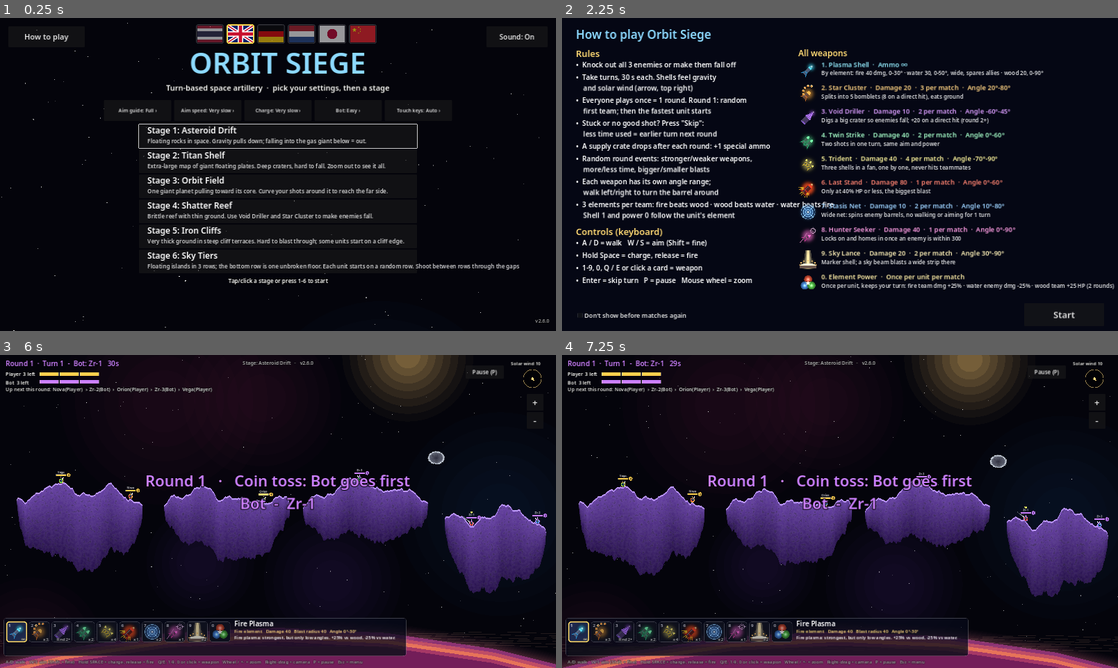
Above: before the commit, frames 1-4 (two rows, left to right).
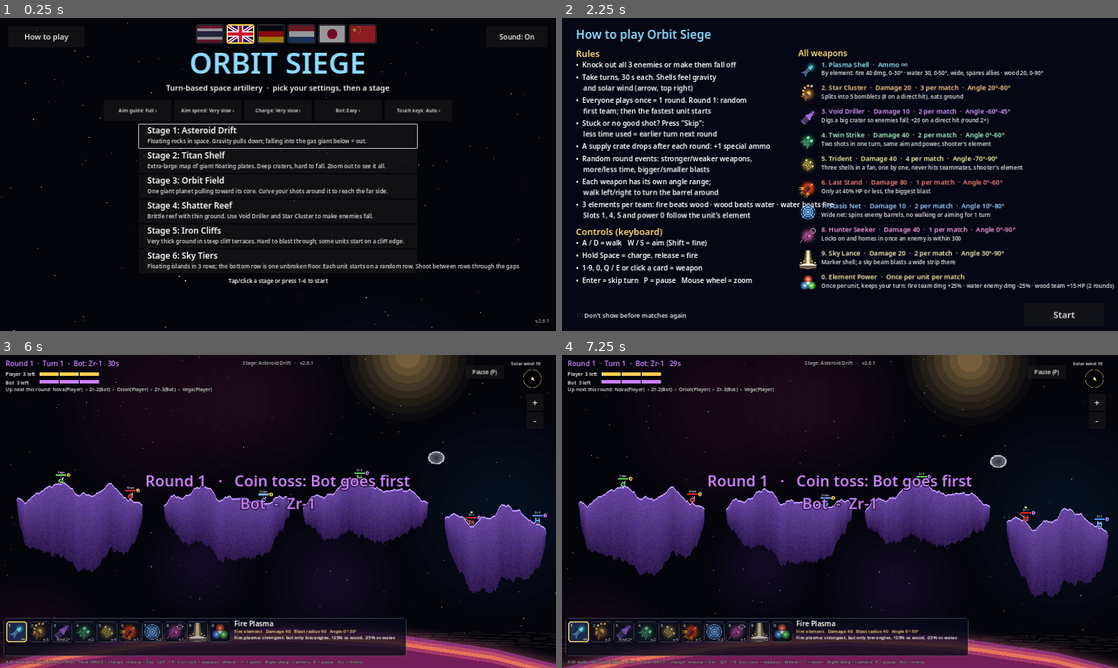
Above: after the commit, the same moments.

Repository: Pid924/OrbitSiege
Game: Godot game, scene res://scenes/menu.tscn
The game is run twice, just before and just after one commit, with the same random seed, the same clock (stepped at 60 frames per second) and the same inputs.
Inputs (mouse positions are in pixels of both pictures, inside the frame that each line leads up to):
- Up to frame 1 (0.25 s): no input
- Up to frame 2 (2.25 s): click "Bot: Easy ›" at 0.5 s; click "Bot: Normal ›" at 1.25 s; click "Stage 1: Asteroid Drift" at 2 s
- Up to frame 3 (6 s): click "Stage 1: Asteroid Drift" at 2.75 s; click "Don't show before matches aga…" at 3.5 s; click "Don't show before matches aga…" at 4.25 s; click "Don't show before matches aga…" at 5 s; click "Start" at 5.75 s
- Up to frame 4 (7.25 s): tap Enter at 6.5 s; move the mouse to (962, 495) at 6.52 s; hold D from 6.53 s (still down); hold Shift from 6.53 s (still down); click (962, 495) at 6.67 s; tap Space at 6.77 s

The runs differ from the first frame. In frame 1, less than 0.1% of the frame differs, in the area x 98-99%, y 96-98%; in frame 2, 0.6%, in the area x 4-92%, y 39-87%; in frame 3, 0.1%; in frame 4, 0.1%.

Commit message:
2.6.1: robot design for team 2, element-colored outline and HP bar, elemental Twin Strike/Trident, Verdant Bloom heals 15
Co-Authored-By: Claude Opus 5.5 <noreply@anthropic.com>
Claude-Session: https://claude.ai/code/session_01Lo9zaQgDYn7BjieRUw61Dn

Diff:
--- a/project.godot
+++ b/project.godot
@@ -5,7 +5,7 @@
 
 config/name="Orbit Siege"
 config/description="Turn-based space artillery prototype."
-config/version="2.6.0"
+config/version="2.6.1"
 config/icon="res://icon.png"
 run/main_scene="res://scenes/menu.tscn"
 config/features=PackedStringArray("4.2", "GL Compatibility")
--- a/scripts/game/game_settings.gd
+++ b/scripts/game/game_settings.gd
@@ -48,7 +48,7 @@
 
 ## How much of the predicted flight path the human player sees, in seconds of flight.
 const GUIDE_OPTIONS := [["ปิด", 0.0], ["สั้น", 0.35], ["กลาง", 0.9], ["ยาว", 2.0], ["เต็มเส้น", 12.0]]
-const VERSION := "2.6.0"
+const VERSION := "2.6.1"
 
 ## [label, seconds to fill the charge bar] for the human player.
 const CHARGE_OPTIONS := [["ช้ามาก", 5.0], ["ช้า", 3.6], ["ปกติ", 2.6], ["เร็ว", 1.6]]
--- a/scripts/game/i18n_table.gd
+++ b/scripts/game/i18n_table.gd
@@ -33,6 +33,7 @@
 	"บาเรียกันไว้!": ["Blocked by barrier!", "Von der Barriere geblockt!", "Geblokkeerd door barrière!", "バリアが防いだ！", "护盾挡住了！"],
 	"บาเรีย": ["Barrier", "Barriere", "Barrière", "バリア", "护盾"],
 	"กล่องวาร์ปกำลังตก!": ["A warp crate is falling!", "Eine Warpkiste fällt!", "Er valt een warpkist!", "ワープ箱が落下中！", "传送箱正在落下！"],
+	"ธาตุตามคนยิง": ["Shooter's element", "Element des Schützen", "Element van de schutter", "撃ち手の属性", "射手属性"],
 	"กล่องวาร์ปหายไป": ["Warp crate vanished", "Warpkiste verschwunden", "Warpkist verdwenen", "ワープ箱が消えた", "传送箱消失了"],
 	"ไฟ": ["Fire", "Feuer", "Vuur", "火", "火"],
 	"น้ำ": ["Water", "Wasser", "Water", "水", "水"],
@@ -54,10 +55,10 @@
 	"ท่าพิเศษตามธาตุของตัวที่เล่น ตัวละครละ 1 ครั้งต่อเกม กดแล้วยังยิงต่อในตานั้นได้": ["The playing unit's element power. …(321 unchanged characters)…
 	"ทั้งทีมดาเมจ +25% เป็นเวลา 2 รอบ (นับรอบนี้) ใช้ได้ครั้งเดียว กดแล้วยังยิงต่อได้": ["Your team deals +25% damage for  …(330 unchanged characters)…
 	"ทีมศัตรูดาเมจ -25% เป็นเวลา 2 รอบ (นับรอบนี้) ใช้ได้ครั้งเดียว กดแล้วยังยิงต่อได้": ["The enemy team deals -25% damag …(356 unchanged characters)…
-	"ทั้งทีม +25 HP ทันที และอีก 25 ตอนเริ่มรอบหน้า (2 รอบ) ใช้ได้ครั้งเดียว กดแล้วยังยิงต่อได้": ["Your whole team heals 25 HP now and 25 more when the next round starts. Once; you can still fire.", "Dein ganzes Team heilt jetzt 25 HP und zu Beginn der nächsten Runde nochmal 25. Einmalig; du kannst noch schießen.", "Je hele team heelt nu 25 HP en nog 25 bij de volgende ronde. Eenmalig; je kunt nog schieten.", "チーム全員HP+25、次のラウンド開始時にもう25。\n1回限り、使ってもまだ撃てる。", "全队立即回复25 HP，下一轮开始再回复25。\n仅1次，使用后仍可射击。"],
+	"ทั้งทีม +15 HP ทันที และอีก 15 ตอนเริ่มรอบหน้า (2 รอบ) ใช้ได้ครั้งเดียว กดแล้วยังยิงต่อได้": ["Your whole team heals 15 HP now and 15 more when the next round starts. Once; you can still fire.", "Dein ganzes Team heilt jetzt 15 HP und zu Beginn der nächsten Runde nochmal 15. Einmalig; du kannst noch schießen.", "Je hele team heelt nu 15 HP en nog 15 bij de volgende ronde. Eenmalig; je kunt nog schieten.", "チーム全員HP+15、次のラウンド開始時にもう15。\n1回限り、使ってもまだ撃てる。", "全队立即回复15 HP，下一轮开始再回复15。\n仅1次，使用后仍可射击。"],
 	"ตามธาตุ: ไฟ ดาเมจ 40 มุม 0-30 · น้ำ 30 มุม 0-50 วงกว้าง ไม่โดนเพื่อน · ไม้ 20 มุม 0-90": ["By element: fire 40 dmg, 0 …(372 unchanged characters)…
-	"ตัวละ 1 ครั้ง ไม่เสียตา: ไฟ ทีมดาเมจ +25% · น้ำ ศัตรูดาเมจ -25% · ไม้ ทีม +25 HP (2 รอบ)": ["Once per unit, keeps your turn: fire team dmg +25% · water enemy dmg -25% · wood team +25 HP (2 rounds)", "Einmal pro Einheit, Zug bleibt: Feuer Team +25% · Wasser Gegner -25% · Holz Team +25 HP (2 Runden)", "Eén keer per eenheid, beurt blijft: vuur team +25% · water vijand -25% · hout team +25 HP (2 rondes)", "1体1回・ターン消費なし：火 味方ダメ+25% · 水 敵ダメ-25% · 木 味方HP+25（2ラウンド）", "每单位1次、不耗回合：火 全队伤害+25% · 水 敌方伤害-25% · 木 全队+25 HP（2轮）"],
-	"ทีมละ 3 ธาตุ: ไฟ ชนะ ไม้ · ไม้ ชนะ น้ำ · น้ำ ชนะ ไฟ\nกระสุนเบอร์ 1 และท่าพิเศษเบอร์ 0 เปลี่ยนตามธาตุ": ["3 elements per team: fire beats wood · wood beats water · water beats fire\nShell 1 and power 0 follow the unit's element", "3 Elemente pro Team: Feuer schlägt Holz · Holz schlägt Wasser · Wasser schlägt Feuer\nGeschoss 1 und Kraft 0 folgen dem Element", "3 elementen per team: vuur wint van hout · hout van water · water van vuur\nGranaat 1 en kracht 0 volgen het element", "各チーム3属性：火は木に強い・木は水に強い・水は火に強い\n1番の弾と0番の技は属性で変わる", "每队3种属性：火克木·木克水·水克火\n1号弹和0号技能随属性变化"],
+	"ตัวละ 1 ครั้ง ไม่เสียตา: ไฟ ทีมดาเมจ +25% · น้ำ ศัตรูดาเมจ -25% · ไม้ ทีม +15 HP (2 รอบ)": ["Once per unit, keeps your turn: fire team dmg +25% · water enemy dmg -25% · wood team +15 HP (2 rounds)", "Einmal pro Einheit, Zug bleibt: Feuer Team +25% · Wasser Gegner -25% · Holz Team +15 HP (2 Runden)", "Eén keer per eenheid, beurt blijft: vuur team +25% · water vijand -25% · hout team +15 HP (2 rondes)", "1体1回・ターン消費なし：火 味方ダメ+25% · 水 敵ダメ-25% · 木 味方HP+15（2ラウンド）", "每单位1次、不耗回合：火 全队伤害+25% · 水 敌方伤害-25% · 木 全队+15 HP（2轮）"],
+	"ทีมละ 3 ธาตุ: ไฟ ชนะ ไม้ · ไม้ ชนะ น้ำ · น้ำ ชนะ ไฟ\nเบอร์ 1, 4, 5 และท่าพิเศษเบอร์ 0 เป็นไปตามธาตุ": ["3 elements per team: fire beats wood · wood beats water · water beats fire\nSlots 1, 4, 5 and power 0 follow the unit's element", "3 Elemente pro Team: Feuer schlägt Holz · Holz schlägt Wasser · Wasser schlägt Feuer\nSlot 1, 4, 5 und Kraft 0 folgen dem Element", "3 elementen per team: vuur wint van hout · hout van water · water van vuur\nSlot 1, 4, 5 en kracht 0 volgen het element", "各チーム3属性：火は木に強い・木は水に強い・水は火に強い\n1・4・5番と0番の技は属性で変わる", "每队3种属性：火克木·木克水·水克火\n1、4、5号和0号技能随属性变化"],
 	"กล่องวาร์ปโผล่ขึ้นมา!": ["A warp crate appeared!", "Eine Warpkiste ist aufgetaucht!", "Er is een warpkist verschenen!", "ワープ箱が出現！", "传送箱出现了！"],
 	"กล่องหายไป": ["Crate vanished", "Kiste verschwunden", "Kist verdwenen", "箱が消えた", "箱子消失了"],
 	"คุณ": ["You", "Du", "Jij", "あなた", "你"],
@@ -135,8 +136,8 @@
 	"กระสุนพลาสมามาตรฐาน ระเบิดวงกว้าง ดาเมจสูง ใช้ได้ไม่จำกัด": ["Standard plasma shell. Wide blast, high damage, unlimit …(199 unchanged characters)…
 	"กระทบแล้วแตกเป็นลูกย่อย 5 ลูก ถ้าโดนตัวศัตรูจัง ๆ แตก 8 ลูก กินพื้นหายไปเยอะ ทำให้ศัตรูร่วงได้": ["Splits into 5 bomb …(359 unchanged characters)…
 	"เจาะทะลุพื้นเป็นอุโมงค์กว้าง แล้วทลายพื้นเป็นหลุมใหญ่ (รัศมี 78) ทำให้ศัตรูร่วง ดาเมจ 10 ถ้าโดนตัวก่อนเจาะพื้น +20 ใช …(531 unchanged characters)…
-	"ยิงได้ 2 ครั้งในตาเดียว ด้วยมุมและแรงเดิม นัดที่สองซ้ำจุดเดิมให้หลุมลึกขึ้น": ["Fires twice in one turn with the same aim and power; the second shell digs deeper.", "Feuert zweimal pro Zug mit gleichem Winkel und gleicher Kraft; der zweite Schuss gräbt tiefer.", "Vuurt twee keer per beurt met dezelfde hoek en kracht; het tweede schot graaft dieper.", "同じ角度と強さで1ターンに2回撃つ。\n2発目で穴がさらに深くなる。", "一回合以相同角度和力度发射两次，\n第二发让坑更深。"],
-	"ยิง 3 นัดแบบพัด ทีละนัดห่างกัน 0.5 วินาที เล็งได้ทุกมุม ลูกข้างโดนลมแรงกว่าลูกหลัก ไม่โดนเพื่อนร่วมทีม": ["Fires 3 shells in a fan, one every 0.5 s, at any angle. The side shells drift more with the wind. Never hurts teammates.", "Feuert 3 Granaten im Fächer, alle 0,5 s eine, in jedem Winkel. Die äußeren treibt der Wind stärker ab. Trifft nie Verbündete.", "Vuurt 3 granaten in een waaier, elke 0,5 s één, in elke hoek. De buitenste drijven meer af met de wind. Raakt nooit teamgenoten.", "3発を扇状に0.5秒ずつ順に発射、角度制限なし。\n外側の2発は風の影響を強く受ける。味方には当たらない。", "扇形发射3发，每0.5秒一发，任意角度，\n两侧的弹受风影响更大，不伤队友。"],
+	"ยิงได้ 2 ครั้งในตาเดียว ด้วยมุมและแรงเดิม นัดที่สองซ้ำจุดเดิมให้หลุมลึกขึ้น\nใช้ธาตุของคนยิง ชนะธาตุ +25% แพ้ธาตุ -25%": ["Fires twice in one turn with the same aim and power; the second shell digs deeper.\nUses the shooter's element: +25% vs the element it beats, -25% vs the one that beats it.", "Feuert zweimal pro Zug mit gleichem Winkel und gleicher Kraft; der zweite Schuss gräbt tiefer.\nNutzt das Element des Schützen: +25% gegen das unterlegene, -25% gegen das überlegene Element.", "Vuurt twee keer per beurt met dezelfde hoek en kracht; het tweede schot graaft dieper.\nGebruikt het element van de schutter: +25% tegen het zwakkere, -25% tegen het sterkere element.", "同じ角度と強さで1ターンに2回撃つ。\n2発目で穴がさらに深くなる。\n撃つユニットの属性：有利+25%、不利-25%。", "一回合以相同角度和力度发射两次，\n第二发让坑更深。\n使用射手属性：克制+25%，被克-25%。"],
+	"ยิง 3 นัดแบบพัด ทีละนัดห่างกัน 0.5 วินาที เล็งได้ทุกมุม ลูกข้างโดนลมแรงกว่าลูกหลัก ไม่โดนเพื่อนร่วมทีม\nใช้ธาตุของคนยิง ชนะธาตุ +25% แพ้ธาตุ -25%": ["Fires 3 shells in a fan, one every 0.5 s, at any angle. The side shells drift more with the wind. Never hurts teammates.\nUses the shooter's element: +25% vs the element it beats, -25% vs the one that beats it.", "Feuert 3 Granaten im Fächer, alle 0,5 s eine, in jedem Winkel. Die äußeren treibt der Wind stärker ab. Trifft nie Verbündete.\nNutzt das Element des Schützen: +25% gegen das unterlegene, -25% gegen das überlegene Element.", "Vuurt 3 granaten in een waaier, elke 0,5 s één, in elke hoek. De buitenste drijven meer af met de wind. Raakt nooit teamgenoten.\nGebruikt het element van de schutter: +25% tegen het zwakkere, -25% tegen het sterkere element.", "3発を扇状に0.5秒ずつ順に発射、角度制限なし。\n外側の2発は風の影響を強く受ける。味方には当たらない。\n撃つユニットの属性：有利+25%、不利-25%。", "扇形发射3发，每0.5秒一发，任意角度，\n两侧的弹受风影响更大，不伤队友。\n使用射手属性：克制+25%，被克-25%。"],
 	"ปลดล็อกเมื่อเลือดเหลือไม่เกิน 40% ระเบิดรุนแรงที่สุดในเกม ใช้ได้ครั้งเดียว": ["Unlocks at 40% HP or less. The stronge …(260 unchanged characters)…
 	"ปล่อยตาข่ายพลังงานวงกว้าง ศัตรูในวงโดนสุ่มมุมปืนใหม่ และจะเดินและหมุนปืนไม่ได้ในตาถัดไปของตัวเอง\nถ้าโดนซ้ำตอนติดตาข่ …(882 unchanged characters)…
 	"โดนข้ามตาถัดไป!": ["Next turn skipped!", "Nächster Zug fällt aus!", "Volgende beurt overgeslagen!", "次のターンはスキップ！", "下回合被跳过！"],
@@ -147,8 +148,8 @@
 	"กระสุนพื้นฐาน ระเบิดวงกว้าง ใช้ได้ตลอด": ["Basic shell, wide blast, always available", "Standardgranate, große Explosion, immer verfügbar", "Standaardgranaat, grote explosie, altijd beschikbaar", "基本の弾。爆発範囲が広く、いつでも使える", "基础弹，爆炸范围大，随时可用"],
 	"แตกเป็นลูกย่อย 5 ลูก โดนตัวจัง ๆ แตก 8 ลูก กินพื้นเยอะ": ["Splits into 5 bomblets (8 on a direct hit), eats ground", "5 Bomblets (8 bei Volltreffer), frisst viel Boden", "5 bommetjes (8 bij voltreffer), vreet grond weg", "子弾5個（直撃で8個）に分裂、地面を大きく削る", "分裂5颗子弹（直接命中8颗），大量削地"],
 	"เจาะพื้นเป็นหลุมใหญ่ ทำให้ศัตรูร่วง โดนตัวตรงๆ +20 ใช้ได้ตั้งแต่รอบ 2": ["Digs a big crater so enemies fall; +20 on a …(225 unchanged characters)…
-	"ยิง 2 นัดในตาเดียว มุมและแรงเดิม": ["Two shots in one turn, same aim and power", "Zwei Schüsse pro Zug, gleiches Zielen", "Twee schoten per beurt, zelfde richting", "1ターンに同じ狙いで2発", "一回合两发，角度力度相同"],
-	"ยิง 3 นัดแบบพัด ทีละนัด ไม่โดนเพื่อน": ["Three shells in a fan, one by one, never hits teammates", "Drei Granaten im Fächer nacheinander, trifft nie Verbündete", "Drie granaten in een waaier na elkaar, raakt nooit teamgenoten", "3発を扇状に順番に発射、味方に当たらない", "扇形依次发射3发，不伤队友"],
+	"ยิง 2 นัดในตาเดียว มุมและแรงเดิม ใช้ธาตุของคนยิง": ["Two shots in one turn, same aim and power, shooter's element", "Zwei Schüsse pro Zug, gleiches Zielen, Element des Schützen", "Twee schoten per beurt, zelfde richting, element van de schutter", "1ターンに同じ狙いで2発（撃ち手の属性）", "一回合两发，角度力度相同（射手属性）"],
+	"ยิง 3 นัดแบบพัด ทีละนัด ไม่โดนเพื่อน ใช้ธาตุของคนยิง": ["Three shells in a fan, one by one, never hits teammates, shooter's element", "Drei Granaten im Fächer nacheinander, trifft nie Verbündete, Element des Schützen", "Drie granaten in een waaier na elkaar, raakt nooit teamgenoten, element van de schutter", "3発を扇状に順番に発射、味方に当たらない（撃ち手の属性）", "扇形依次发射3发，不伤队友（射手属性）"],
 	"ตาข่ายวงกว้าง สุ่มมุมปืนศัตรู เดินและหมุนปืนไม่ได้ 1 ตา": ["Wide net: spins enemy barrels, no walking or aiming for 1 …(212 unchanged characters)…
 	"ใช้ได้เมื่อ HP ไม่เกิน 40% ระเบิดแรงที่สุด": ["Only at 40% HP or less, the biggest blast", "Nur ab 40% HP oder weniger, stärkste Explosion", "Alleen bij 40% HP of minder, grootste explosie", "HP40%以下で使用可、最強の爆発", "HP不高于40%时可用，最强爆炸"],
 	"ตาข่ายวงกว้าง ศัตรูในวงเดินและหมุนปืนไม่ได้ 1 ตา": ["Wide net: enemies can't walk or aim for 1 turn", "Großes Netz: Gegner 1 Zug ohne Laufen und Zielen", "Groot net: vijanden 1 beurt niet lopen of richten", "広い網。敵は1ターン移動も照準もできない", "大网，敌人1回合不能移动和瞄准"],
--- a/scripts/game/match.gd
+++ b/scripts/game/match.gd
@@ -762,10 +762,13 @@
 		if direct and u == unit_at(pos):
 			base += w.get("direct_bonus", 0.0)  # Void Driller hitting a unit before it drills
 		var edge := 1.0
-		if w.has("element") and u.element != "":
-			if Weapons.ELEMENT_INFO[w.element].beats == u.element:
+		var shot_element: String = w.get("element", "")
+		if w.get("elemental", false) and active_unit:
+			shot_element = active_unit.element  # Twin Strike / Trident carry the shooter's element
+		if shot_element != "" and u.element != "":
+			if Weapons.ELEMENT_INFO[shot_element].beats == u.element:
 				edge += Weapons.ELEMENT_EDGE
-			elif Weapons.ELEMENT_INFO[u.element].beats == w.element:
+			elif Weapons.ELEMENT_INFO[u.element].beats == shot_element:
 				edge -= Weapons.ELEMENT_EDGE
 		var dmg := int(round(base * f * shot_dmg_mult * edge))
 		if dmg <= 0:
--- a/scripts/game/unit.gd
+++ b/scripts/game/unit.gd
@@ -188,6 +188,44 @@
 	queue_redraw()
 
 
+## Team 0: the round-helmet astronaut. Suit and outline in the element color.
+func _draw_astronaut(local_aim: Vector2) -> void:
+	var edge := suit.lightened(0.35)
+	draw_rect(Rect2(-6, -5, 4, 5), suit.darkened(0.45))
+	draw_rect(Rect2(2, -5, 4, 5), suit.darkened(0.45))
+	draw_line(Vector2(0, -10), Vector2(0, -10) + local_aim * 16.0, Color(0.85, 0.85, 0.9), 4.0)
+	draw_circle(Vector2(0, -10), 8.0, suit)
+	draw_arc(Vector2(0, -10), 8.5, 0, TAU, 24, edge, 2.0)
+	draw_circle(Vector2(0, -11), 5.0, Color(0.1, 0.15, 0.25))
+	draw_circle(Vector2(1.5, -12.5), 1.6, Color(0.7, 0.95, 1.0))
+	draw_line(Vector2(0, -18), Vector2(0, -23), edge, 1.5)
+	draw_circle(Vector2(0, -24), 1.8, edge.lightened(0.3))
+
+
+## Team 1: a boxy tracked robot with a glowing visor. Dark metal body, outline and visor in the element color.
+func _draw_robot(local_aim: Vector2) -> void:
+	var metal := Color(0.2, 0.22, 0.28)
+	var edge := suit.lightened(0.2)
+	# tracks
+	draw_rect(Rect2(-9, -5, 18, 5), Color(0.12, 0.12, 0.15))
+	for x in [-6.0, 0.0, 6.0]:
+		draw_circle(Vector2(x, -2.5), 2.0, Color(0.45, 0.45, 0.5))
+	draw_line(Vector2(0, -11), Vector2(0, -11) + local_aim * 16.0, Color(0.7, 0.72, 0.78), 4.0)
+	# body
+	var body := Rect2(-8, -19, 16, 14)
+	draw_rect(body, metal)
+	draw_rect(body, edge, false, 2.0)
+	# visor band and eye
+	draw_rect(Rect2(-6, -16, 12, 4), suit)
+	var blink := 1.0 if fmod(_bob, 3.0) > 0.12 else 0.2
+	draw_circle(Vector2(2, -14), 1.5, Color(1, 1, 1, blink))
+	# twin antennae
+	draw_line(Vector2(-5, -19), Vector2(-6, -24), edge, 1.5)
+	draw_line(Vector2(5, -19), Vector2(6, -24), edge, 1.5)
+	draw_rect(Rect2(-7.5, -25.5, 3, 3), suit)
+	draw_rect(Rect2(4.5, -25.5, 3, 3), suit)
+
+
 func _process(delta: float) -> void:
 	_bob += delta
 	queue_redraw()
@@ -215,18 +253,10 @@
 		for k in 6:
 			var a := Vector2(0, -10) + local_aim * (16.0 + guide_len * k / 6.0)
 			draw_circle(a, 2.0, Color(1, 1, 1, 0.8 - k * 0.1))
-	# legs
-	draw_rect(Rect2(-6, -5, 4, 5), color.darkened(0.4))
-	draw_rect(Rect2(2, -5, 4, 5), color.darkened(0.4))
-	# barrel
-	draw_line(Vector2(0, -10), Vector2(0, -10) + local_aim * 16.0, Color(0.85, 0.85, 0.9), 4.0)
-	# suit + helmet
-	draw_circle(Vector2(0, -10), 8.0, suit)  # element color; legs, antenna and HP bar keep the team color
-	draw_arc(Vector2(0, -10), 8.0, 0, TAU, 20, color, 1.5)
-	draw_circle(Vector2(0, -11), 5.0, Color(0.1, 0.15, 0.25))
-	draw_circle(Vector2(1.5, -12.5), 1.6, Color(0.7, 0.95, 1.0))
-	draw_line(Vector2(0, -18), Vector2(0, -23), color.lightened(0.3), 1.5)
-	draw_circle(Vector2(0, -24), 1.8, color.lightened(0.5))
+	if team == 0:
+		_draw_astronaut(local_aim)
+	else:
+		_draw_robot(local_aim)
 	draw_set_transform(Vector2.ZERO, 0.0)
 	if rooted_turns > 0:
 		var c := up * 9.0
@@ -241,7 +271,7 @@
 	var head := up * 36.0
 	var bar := Rect2(head + Vector2(-20, 0), Vector2(40, 6))
 	var fill := float(hp) / MAX_HP
-	var bar_color := color if fill > 0.4 else color.lerp(Color(1.0, 0.85, 0.3), 0.5)
+	var bar_color := suit  # HP bar in the element color
 	draw_rect(bar, Color(0, 0, 0, 0.65))
 	draw_rect(Rect2(bar.position, Vector2(40.0 * fill, 6)), bar_color)
 	draw_rect(bar, Color(1, 1, 1, 0.4), false, 1.0)
--- a/scripts/sim/weapons.gd
+++ b/scripts/sim/weapons.gd
@@ -6,6 +6,7 @@
 ##   spread       number of shells fired at once in a fan, spread_deg apart
 ##   elev         Vector2(min, max) barrel angle in degrees above the ground (0 = flat, 90 = straight up)
 ##   element      fire / water / wood shell, see ELEMENT_INFO
+##   elemental    takes the shooter's element (edge +/-25% like the element shells)
 ##   special      element power, used from slot 0 without ending the turn
 ##   friendly_safe  never hurts (or bursts on) the shooter's own team
 ##   min_round    first round in which it may be fired
@@ -30,14 +31,14 @@
 const ELEMENTS := ["fire", "water", "wood"]
 const ELEMENT_EDGE := 0.25
 const ELEMENT_INFO := {
-	"fire": {"name": "ไฟ", "color": Color(1.0, 0.36, 0.24), "beats": "wood", "walk": 1.0},
+	"fire": {"name": "ไฟ", "color": Color(1.0, 0.14, 0.1), "beats": "wood", "walk": 1.0},
 	"water": {"name": "น้ำ", "color": Color(0.3, 0.62, 1.0), "beats": "fire", "walk": 1.25},
 	"wood": {"name": "ไม้", "color": Color(0.36, 0.85, 0.32), "beats": "water", "walk": 0.75},
 }
 ## Element powers (slot 0): how many rounds they last, counting the round they are used in.
 const SPECIAL_ROUNDS := 2
 const SPECIAL_DMG := 0.25
-const SPECIAL_HEAL := 25
+const SPECIAL_HEAL := 15
 
 const DATA := {
 	# Not in LIST: the shot a teleport crate turns your next shot into.
@@ -53,7 +54,7 @@
 	},
 	"plasma_fire": {
 		"name": "Fire Plasma", "radius": 40.0, "damage": 40.0, "elev": Vector2(0, 30), "element": "fire",
-		"color": Color(1.0, 0.45, 0.3), "icon": "res://assets/weapons/plasma_fire.png",
+		"color": Color(1.0, 0.25, 0.18), "icon": "res://assets/weapons/plasma_fire.png",
 		"desc": "พลาสมาธาตุไฟ แรงสุดแต่ยิงได้แค่มุมต่ำ ใส่ธาตุไม้แรงขึ้น 25% ใส่ธาตุน้ำเบาลง 25%",
 	},
 	"plasma_water": {
@@ -73,7 +74,7 @@
 	},
 	"special_fire": {
 		"name": "Blaze Rally", "radius": 0.0, "damage": 0.0, "special": "rally",
-		"color": Color(1.0, 0.45, 0.3), "icon": "res://assets/weapons/special_fire.png",
+		"color": Color(1.0, 0.25, 0.18), "icon": "res://assets/weapons/special_fire.png",
 		"desc": "ทั้งทีมดาเมจ +25% เป็นเวลา 2 รอบ (นับรอบนี้) ใช้ได้ครั้งเดียว กดแล้วยังยิงต่อได้",
 	},
 	"special_water": {
@@ -84,7 +85,7 @@
 	"special_wood": {
 		"name": "Verdant Bloom", "radius": 0.0, "damage": 0.0, "special": "bloom",
 		"color": Color(0.45, 0.9, 0.4), "icon": "res://assets/weapons/special_wood.png",
-		"desc": "ทั้งทีม +25 HP ทันที และอีก 25 ตอนเริ่มรอบหน้า (2 รอบ) ใช้ได้ครั้งเดียว กดแล้วยังยิงต่อได้",
+		"desc": "ทั้งทีม +15 HP ทันที และอีก 15 ตอนเริ่มรอบหน้า (2 รอบ) ใช้ได้ครั้งเดียว กดแล้วยังยิงต่อได้",
 	},
 	"cluster": {
 		"name": "Star Cluster", "radius": 24.0, "carve": 38.0, "damage": 20.0, "ammo": 3, "friendly_safe": true, "elev": Vector2(20, 80),
@@ -99,12 +100,14 @@
 	"double": {
 		"name": "Twin Strike", "radius": 30.0, "damage": 40.0, "ammo": 2, "shots": 2, "elev": Vector2(0, 60),
 		"color": Color(0.5, 1.0, 0.7), "icon": "res://assets/weapons/double.png",
-		"desc": "ยิงได้ 2 ครั้งในตาเดียว ด้วยมุมและแรงเดิม นัดที่สองซ้ำจุดเดิมให้หลุมลึกขึ้น",
+		"elemental": true,
+		"desc": "ยิงได้ 2 ครั้งในตาเดียว ด้วยมุมและแรงเดิม นัดที่สองซ้ำจุดเดิมให้หลุมลึกขึ้น\nใช้ธาตุของคนยิง ชนะธาตุ +25% แพ้ธาตุ -25%",
 	},
 	"triple": {
 		"name": "Trident", "radius": 26.0, "damage": 40.0, "ammo": 4, "spread": 3, "spread_deg": 6.0, "volley_gap": 0.5, "side_wind_mult": 2.5, "friendly_safe": true, "elev": Vector2(-70, 90),
 		"color": Color(1.0, 0.95, 0.45), "icon": "res://assets/weapons/triple.png",
-		"desc": "ยิง 3 นัดแบบพัด ทีละนัดห่างกัน 0.5 วินาที เล็งได้ทุกมุม ลูกข้างโดนลมแรงกว่าลูกหลัก ไม่โดนเพื่อนร่วมทีม",
+		"elemental": true,
+		"desc": "ยิง 3 นัดแบบพัด ทีละนัดห่างกัน 0.5 วินาที เล็งได้ทุกมุม ลูกข้างโดนลมแรงกว่าลูกหลัก ไม่โดนเพื่อนร่วมทีม\nใช้ธาตุของคนยิง ชนะธาตุ +25% แพ้ธาตุ -25%",
 	},
 	"rage": {
 		"name": "Last Stand", "radius": 60.0, "damage": 80.0, "ammo": 1, "hp_ratio_max": 0.4, "elev": Vector2(0, 60),
--- a/scripts/ui/how_to_play.gd
+++ b/scripts/ui/how_to_play.gd
@@ -14,13 +14,13 @@
 	"plasma": "ตามธาตุ: ไฟ ดาเมจ 40 มุม 0-30 · น้ำ 30 มุม 0-50 วงกว้าง ไม่โดนเพื่อน · ไม้ 20 มุม 0-90",
 	"cluster": "แตกเป็นลูกย่อย 5 ลูก โดนตัวจัง ๆ แตก 8 ลูก กินพื้นเยอะ",
 	"driller": "เจาะพื้นเป็นหลุมใหญ่ ทำให้ศัตรูร่วง โดนตัวตรงๆ +20 ใช้ได้ตั้งแต่รอบ 2",
-	"double": "ยิง 2 นัดในตาเดียว มุมและแรงเดิม",
-	"triple": "ยิง 3 นัดแบบพัด ทีละนัด ไม่โดนเพื่อน",
+	"double": "ยิง 2 นัดในตาเดียว มุมและแรงเดิม ใช้ธาตุของคนยิง",
+	"triple": "ยิง 3 นัดแบบพัด ทีละนัด ไม่โดนเพื่อน ใช้ธาตุของคนยิง",
 	"rage": "ใช้ได้เมื่อ HP ไม่เกิน 40% ระเบิดแรงที่สุด",
 	"snare": "ตาข่ายวงกว้าง สุ่มมุมปืนศัตรู เดินและหมุนปืนไม่ได้ 1 ตา",
 	"seeker": "เมื่อศัตรูอยู่ในระยะ 300 จะล็อกแล้วเลี้ยวไล่เอง",
 	"sky": "ยิงลูกบอกพิกัด ลำแสงจากฟ้าถล่มพื้นตรงนั้นเป็นวงกว้าง",
-	"special": "ตัวละ 1 ครั้ง ไม่เสียตา: ไฟ ทีมดาเมจ +25% · น้ำ ศัตรูดาเมจ -25% · ไม้ ทีม +25 HP (2 รอบ)",
+	"special": "ตัวละ 1 ครั้ง ไม่เสียตา: ไฟ ทีมดาเมจ +25% · น้ำ ศัตรูดาเมจ -25% · ไม้ ทีม +15 HP (2 รอบ)",
 }
 
 var dont_show: CheckBox
@@ -59,7 +59,7 @@
 		"จบทุกรอบมีกล่องเสบียงตก เก็บได้กระสุนพิเศษ +1",
 		"บางรอบมีเหตุการณ์สุ่ม: อาวุธแรงขึ้น/เบาลง\nเวลาเพิ่ม/ลด วงระเบิดกว้างขึ้น/แคบลง",
 		"อาวุธแต่ละแบบเล็งได้ในช่วงองศาของตัวเอง\nเดินซ้าย/ขวาเพื่อหันปืนไปอีกฝั่ง",
-		"ทีมละ 3 ธาตุ: ไฟ ชนะ ไม้ · ไม้ ชนะ น้ำ · น้ำ ชนะ ไฟ\nกระสุนเบอร์ 1 และท่าพิเศษเบอร์ 0 เปลี่ยนตามธาตุ",
+		"ทีมละ 3 ธาตุ: ไฟ ชนะ ไม้ · ไม้ ชนะ น้ำ · น้ำ ชนะ ไฟ\nเบอร์ 1, 4, 5 และท่าพิเศษเบอร์ 0 เป็นไปตามธาตุ",
 	]
 	var controls := [
 		"ลูกศรซ้าย/ขวา กดค้าง = เดิน",
--- a/scripts/ui/hud.gd
+++ b/scripts/ui/hud.gd
@@ -507,6 +507,12 @@
 		return L.t("กดแล้วยังยิงต่อในตานี้ได้")
 	if w.has("element"):
 		parts.append(L.t("ธาตุ%s") % L.t(Weapons.ELEMENT_INFO[w.element].name))
+	elif w.get("elemental", false):
+		var shooter = _panel_unit()
+		if shooter:
+			parts.append(L.t("ธาตุ%s") % L.t(Weapons.ELEMENT_INFO[shooter.element].name))
+		else:
+			parts.append(L.t("ธาตุตามคนยิง"))
 	if w.has("heal"):
 		parts.append(L.t("ฮีล %d") % w.heal)
 		parts.append(L.t("ดาเมจศัตรู %d") % w.damage)
Binary file changed: assets/fonts/noto-sans-ja-600.woff2
Binary file changed: assets/fonts/noto-sans-zh-600.woff2
Not shown, changed: CHANGELOG.md
Not shown, changed: docs/index.pck
